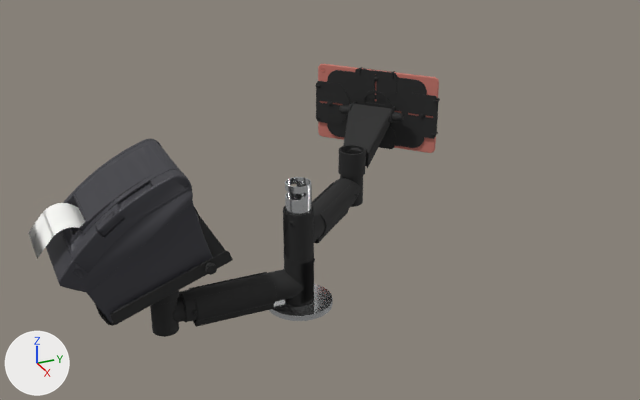
The glTF model projekt.glb as it was, and as the next commit left it.
The view is the same before and after, from a 50 mm lens placed at (1.277, -1.116, 0.92), pointed at (0.098, -0.585, 0.33). Lighting does not change. The marker at lower left points along +X, +Y and +Z. The picture after the commit comes second. Where no turn or scale is listed for an object, it has been applied to the vertices.

Objects in the first picture: 'PL38_0002', 'PL38_0008_A', 'PL38_0008_B', 'PL38_0008_C', 'PL38_0008_full_1', 'PL38_0100__Flex_Arm_A', 'PL38_0100__Flex_Arm_A.001', 'PL38_0100__Flex_Arm_B', 'PL38_0100__Flex_Arm_B.001', 'PL38_0200', 'SRP_380_Outline_180822_Paper', 'SRP_380_Outline_180822_Paper_1'.
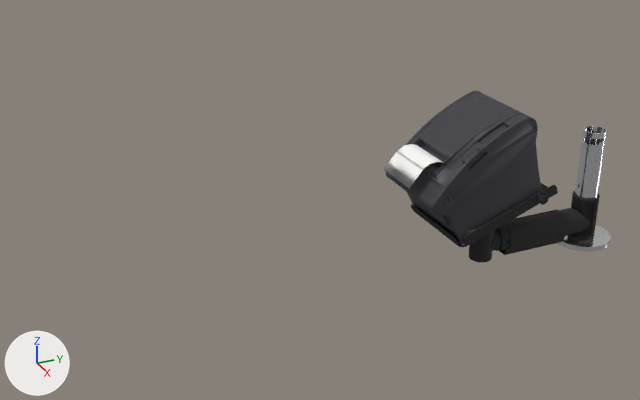
Commit message: AR update

ob_scene_001 is not drawn itself; it is the parent of ob_pl38_0100__flex_arm_a.
ob_scene_002 is not drawn itself; it is the parent of ob_pl38_0100__flex_arm_b.

Boxes (x1, y1, x2, y2) around the edits, measured in the pictures (640 x 400 px):
'SRP_380_Outline_180822_Paper_1', moved
    before: (46, 139, 213, 323)
    after: (386, 91, 542, 245)
'PL38_0100__Flex_Arm_A', moved
    before: (179, 256, 315, 327)
    after: (495, 191, 600, 255)
'PL38_0008_C', deleted (black)
    before: (316, 67, 440, 150)
'PL38_0200', moved
    before: (269, 177, 333, 321)
    after: (557, 126, 611, 252)
'PL38_0002', moved
    before: (95, 208, 233, 326)
    after: (410, 183, 558, 247)
'PL38_0100__Flex_Arm_A.001', deleted (black)
    before: (283, 178, 358, 262)
'SRP_380_Outline_180822_Paper', moved
    before: (28, 203, 85, 259)
    after: (384, 144, 444, 188)
'PL38_0008_A', deleted (black)
    before: (338, 103, 390, 177)
'PL38_0100__Flex_Arm_B', moved
    before: (150, 295, 186, 337)
    after: (469, 229, 502, 263)
'PL38_0008_full_1', deleted
    before: (318, 64, 439, 153)
'PL38_0008_B', deleted (black)
    before: (339, 90, 404, 123)
'PL38_0100__Flex_Arm_B.001', deleted
    before: (340, 151, 363, 207)

Diff of the bpy script that builds the scene:
```diff
--- a/projekt.glb.py
+++ b/projekt.glb.py
@@ ob_pl38_0200 @@
 ob_pl38_0200 = bpy.data.objects.new('PL38_0200', me_mesh_0)
-ob_pl38_0200.location = (0.2, -0.665, 0.315)
+ob_pl38_0200.location = (0.2, -0.132, 0.315)
@@ ob_scene_001 @@
 ob_scene_001.parent = ob_node_26
-ob_scene_001.location = (0.2, -0.744, 0.26)
+ob_scene_001.location = (0.2, -0.211, 0.26)
 ob_scene_001.rotation_euler = (0.0, 0.0, 1.571)  # degrees (0, 0, 90)
@@ ob_scene_002 @@
 ob_scene_002.parent = ob_node_26
-ob_scene_002.location = (0.2, -0.792, 0.265)
+ob_scene_002.location = (0.2, -0.259, 0.265)
 ob_scene_002.rotation_euler = (0.0, 0.0, 1.571)  # degrees (0, 0, 90)
@@ ob_pl38_0002 @@
 ob_pl38_0002 = bpy.data.objects.new('PL38_0002', me_mesh_3)
-ob_pl38_0002.location = (0.199, -0.882, 0.324)
+ob_pl38_0002.location = (0.199, -0.349, 0.324)
@@ ob_srp_380_outline_180822_paper @@
 ob_srp_380_outline_180822_paper = bpy.data.objects.new('SRP_380_Outline_180822_Paper', me_mesh_4)
-ob_srp_380_outline_180822_paper.location = (0.199, -0.978, 0.34)
+ob_srp_380_outline_180822_paper.location = (0.199, -0.444, 0.34)
@@ ob_srp_380_outline_180822_paper_1 @@
 ob_srp_380_outline_180822_paper_1 = bpy.data.objects.new('SRP_380_Outline_180822_Paper_1', me_mesh_5)
-ob_srp_380_outline_180822_paper_1.location = (0.199, -0.978, 0.34)
+ob_srp_380_outline_180822_paper_1.location = (0.199, -0.444, 0.34)
@@ ob_pl38_0100__flex_arm_a_001 @@
-ob_pl38_0100__flex_arm_a_001 = bpy.data.objects.new('PL38_0100__Flex_Arm_A.001', me_mesh_1)
-ob_pl38_0100__flex_arm_a_001.parent = ob_scene_005
-ob_pl38_0100__flex_arm_a_001.location = (0.0, 0.0, 0.0)
@@ ob_pl38_0100__flex_arm_b_001 @@
-ob_pl38_0100__flex_arm_b_001 = bpy.data.objects.new('PL38_0100__Flex_Arm_B.001', me_mesh_2)
-ob_pl38_0100__flex_arm_b_001.parent = ob_scene_006
-ob_pl38_0100__flex_arm_b_001.location = (0.0, 0.0, 0.0)
@@ ob_pl38_0008_a @@
-ob_pl38_0008_a = bpy.data.objects.new('PL38_0008_A', me_mesh_6)
-ob_pl38_0008_a.location = (0.041, -0.488, 0.396)
@@ ob_pl38_0008_b @@
-ob_pl38_0008_b = bpy.data.objects.new('PL38_0008_B', me_mesh_7)
-ob_pl38_0008_b.location = (0.005, -0.447, 0.44)
@@ ob_pl38_0008_c @@
-ob_pl38_0008_c = bpy.data.objects.new('PL38_0008_C', me_mesh_8)
-ob_pl38_0008_c.location = (-0.008, -0.432, 0.431)
@@ ob_pl38_0008_full_1 @@
-ob_pl38_0008_full_1 = bpy.data.objects.new('PL38_0008_full_1', me_mesh_9)
-ob_pl38_0008_full_1.location = (-0.008, -0.432, 0.431)
```
